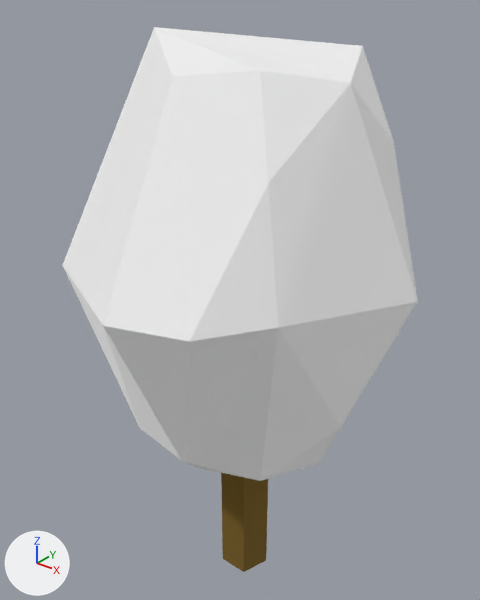
The glTF model models/maple.glb, before and after one commit.
Both versions are drawn from a 50 mm lens placed at (2.57, -3.27, 4.41), pointed at (-0.09, 0.05, 2.35). Arrows for +X, +Y and +Z are at lower left; the lights stay in place.

Objects in the first picture: 'Maple'.
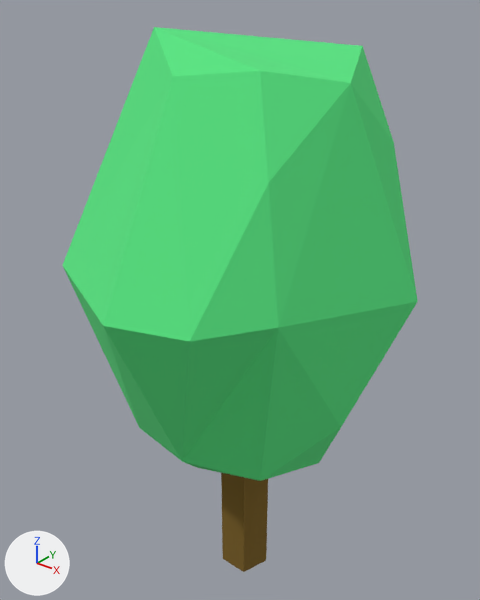
The change, as JSON lines over the scene's bpy script:
```json
{"op": "set", "path": "mat_foilage.metallic", "old": "1.0", "new": "0.0"}
{"op": "set", "path": "mat_foilage.base_color", "old": "(1.0, 1.0, 1.0)", "new": "(0.098, 0.8, 0.228)", "note": "white #ffffff -> green #58e783"}
```

What differs and where, as boxes [x1, y1, x2, y2] in the pictures (480 x 600 px):
```json
{"object": "Maple", "change": "recoloured, surface changed", "before": [63, 27, 418, 484], "after": [63, 27, 418, 484], "on screen": "white to green"}
```
